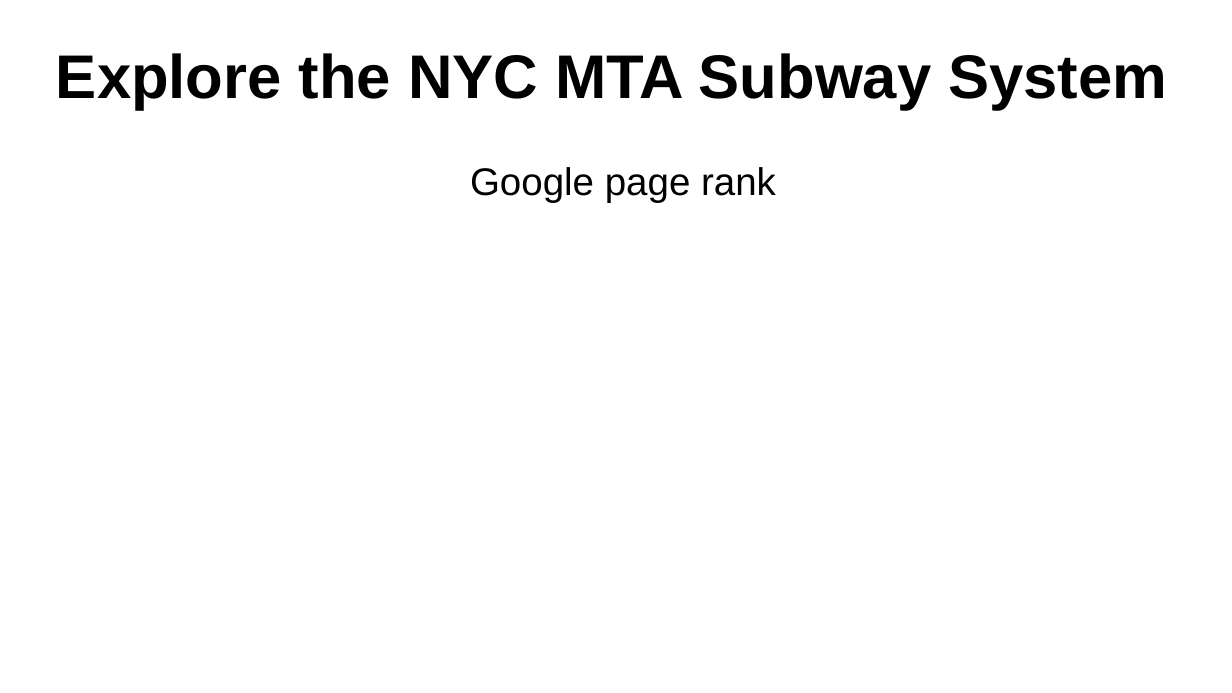
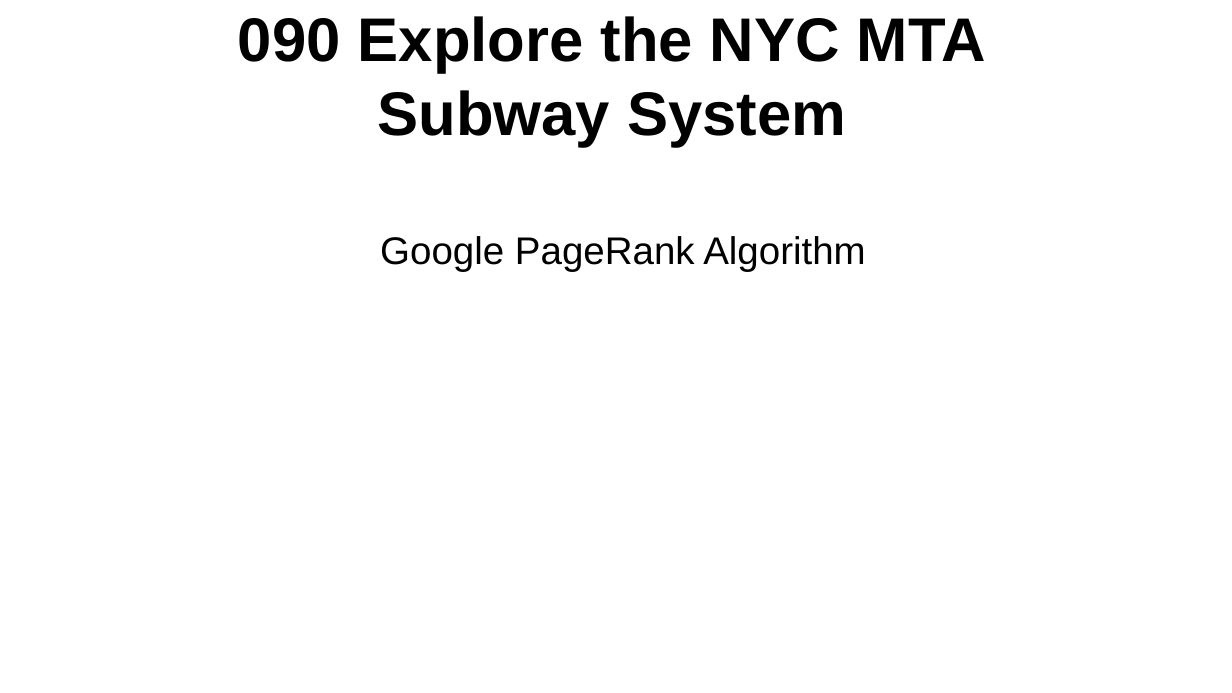
Before and after one commit to crosscompute/analytical-tutorials, a slide deck: slide 21 of slides/CrossDisciplinaryAnalyticsWithPython.odp. Drawn at 1232x693 pixels with LibreOffice and Linux fonts; fonts in the diff are those of the drawing. Boxes give left, top, right and bottom in pixels: in the first picture for what was removed or moved away, otherwise in the second. Text is boxed around its words. In the diff, an @@ line names an element or a change of style, - is before the commit and + after.

```diff
--- a/slides/CrossDisciplinaryAnalyticsWithPython.odp
+++ b/slides/CrossDisciplinaryAnalyticsWithPython.odp
@@ title at <box>238,16,986,147</box>: text changed @@
-Explore the NYC MTA Subway System
+090 Explore the NYC MTA
+Subway System
@@ text at <box>380,236,866,272</box>: text changed @@
-Google page rank
+Google PageRank Algorithm
```
Also in this commit, not shown: 20 other slides changed, 5 slides added, 6 slides removed, 22 other files.
